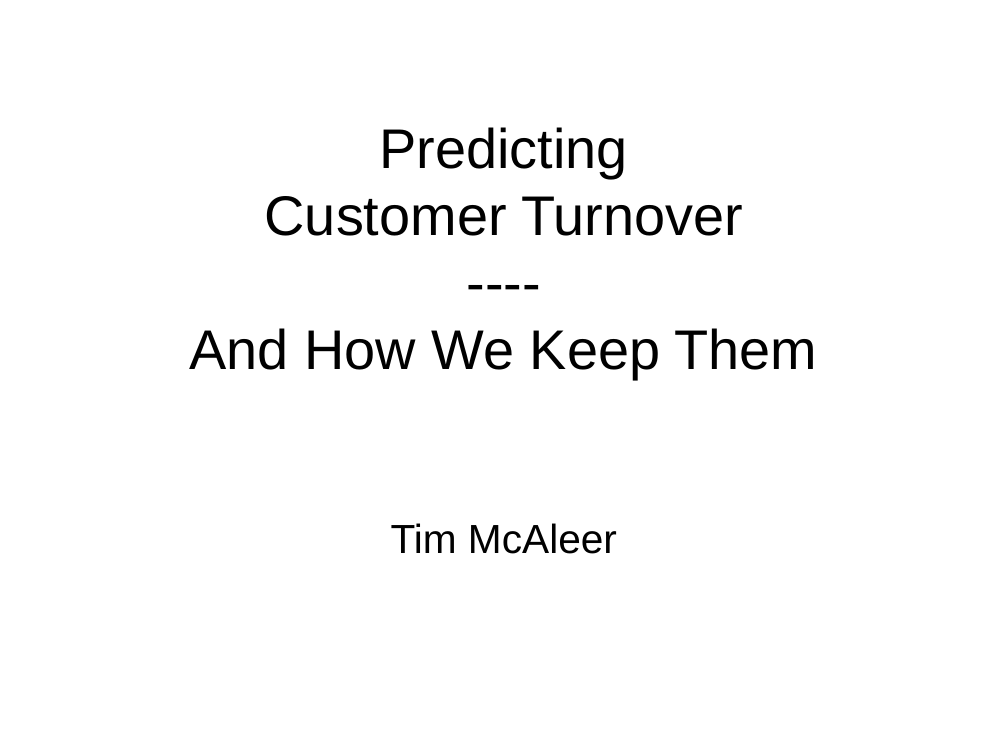
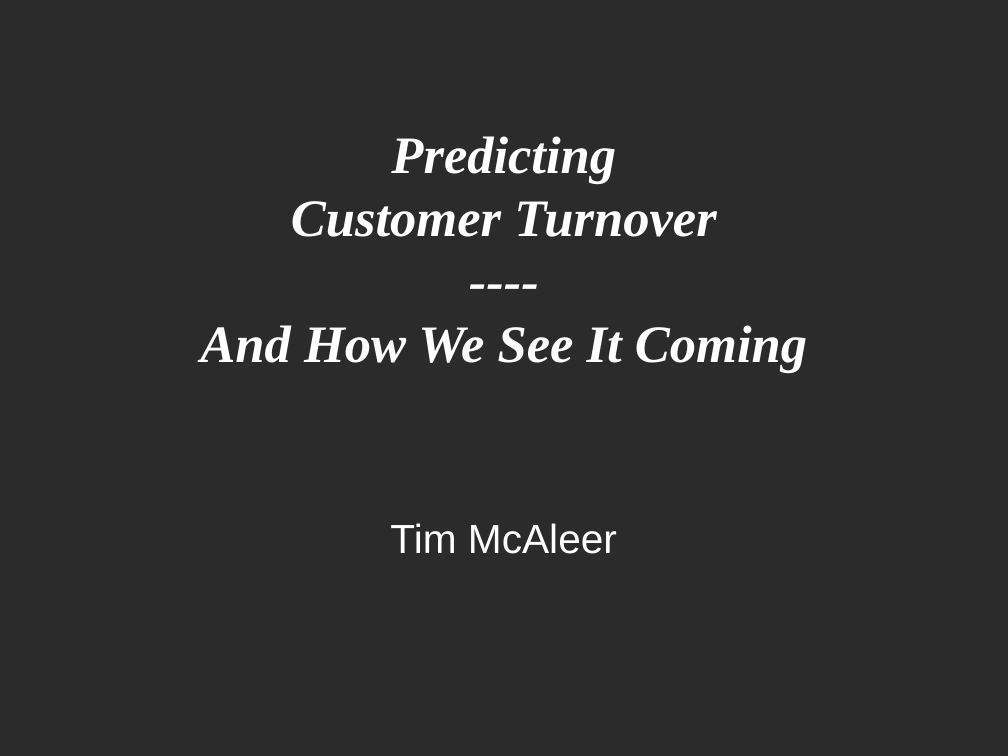
Before and after one commit to tcmcaleer/SyriaTel-Customer-Retention, a slide deck: slide 1 of Presentation.odp. Drawn at 1008x756 pixels with LibreOffice and Linux fonts; fonts in the diff are those of the drawing; background and template pictures are left out; a plain dark background stands for a picture behind light text. Boxes give left, top, right and bottom in pixels: in the first picture for what was removed or moved away, otherwise in the second. Text is boxed around its words. In the diff, an @@ line names an element or a change of style, - is before the commit and + after.

Commit message:
Final Presentation

```diff
--- a/Presentation.odp
+++ b/Presentation.odp
@@ background #FFFFFF to picture (left out) @@
@@ title at [200, 136, 807, 373]: text changed; size 44 to 41.4 pt; font Arial to Times New Roman; text colour #000000 to #FFFFFF; bold on; italic on @@
-Predicting
-Customer Turnover
-----
-And How We Keep Them
+Predicting
+Customer Turnover
+----
+And How We See It Coming
@@ subtitle "Tim McAleer" at [390, 523, 617, 554]: text colour #000000 to #FFFFFF @@
```
Also in this commit, not shown: 7 other slides changed, 1 other file.
